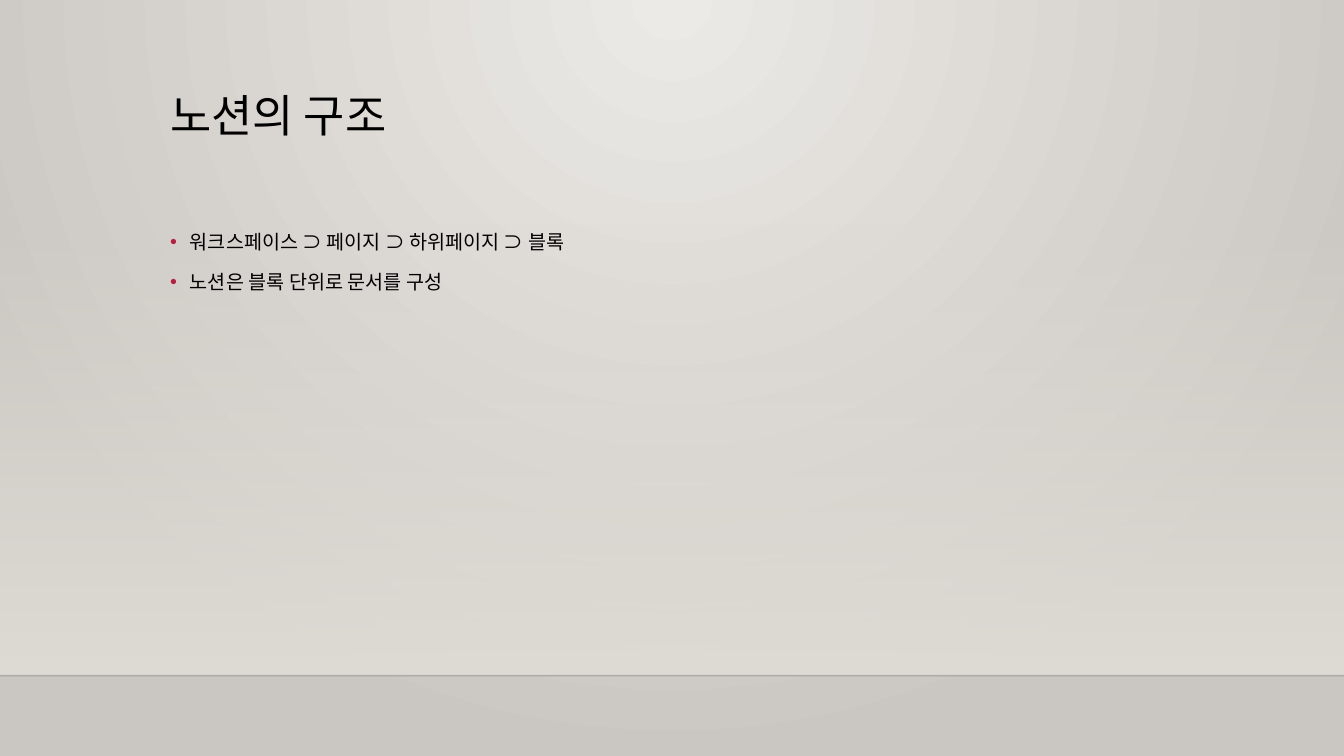
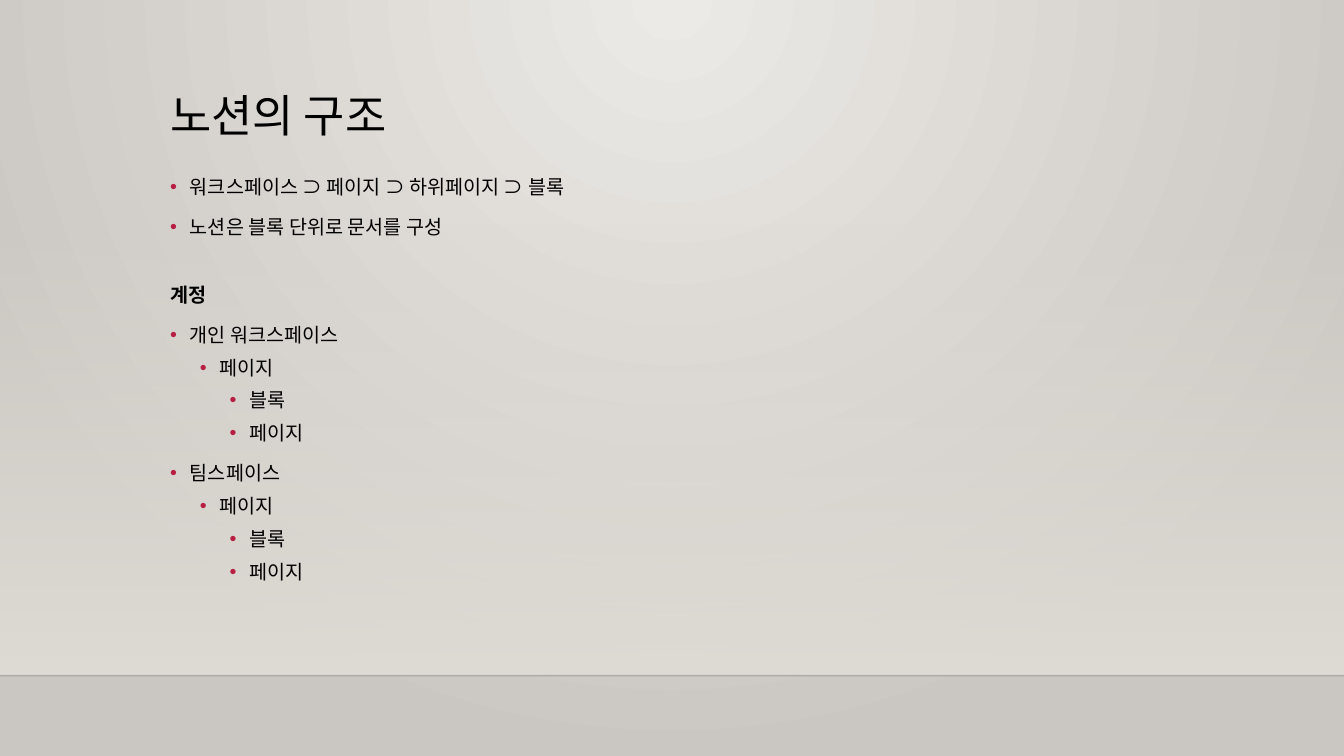
Before and after one commit to m00nlygreat/obsidian-vault, a slide deck: slide 5 of 노코드 엔지니어링/노션으로 랜딩페이지 만들기.pptx. Drawn at 1344x756 pixels with LibreOffice and Linux fonts; fonts in the diff are those of the drawing; background and template pictures are left out. Boxes give left, top, right and bottom in pixels: in the first picture for what was removed or moved away, otherwise in the second. Text is boxed around its words. In the diff, an @@ line names an element or a change of style, - is before the commit and + after.

Commit message:
백업 완료: 2023-11-25 04:05:16
Affected files:
.obsidian/workspace.json
노코드 엔지니어링/노션으로 랜딩페이지 만들기.md
노코드 엔지니어링/노션으로 랜딩페이지 만들기.pptx
노코드 엔지니어링/노코드 개론.pptx

```diff
--- a/노코드 엔지니어링/노션으로 랜딩페이지 만들기.pptx
+++ b/노코드 엔지니어링/노션으로 랜딩페이지 만들기.pptx
@@ text "워크스페이스 ⊃ 페이지 ⊃ 하위페이지 ...": place and size @@
-text "워크스페이스 ⊃ 페이지 ⊃ 하위페이지 ..." at (190,232,564,291)
+text "워크스페이스 ⊃ 페이지 ⊃ 하위페이지 ..." at (170,177,564,581)
@@ text at (170,285,338,581): paragraphs added @@
+계정
+• 개인 워크스페이스
+  • 페이지
+    • 블록
+    • 페이지
+• 팀스페이스
+  • 페이지
+    • 블록
+    • 페이지
```
Also in this commit, not shown: 6 other slides changed, 17 slides added, 3 slides removed, 3 other files.
